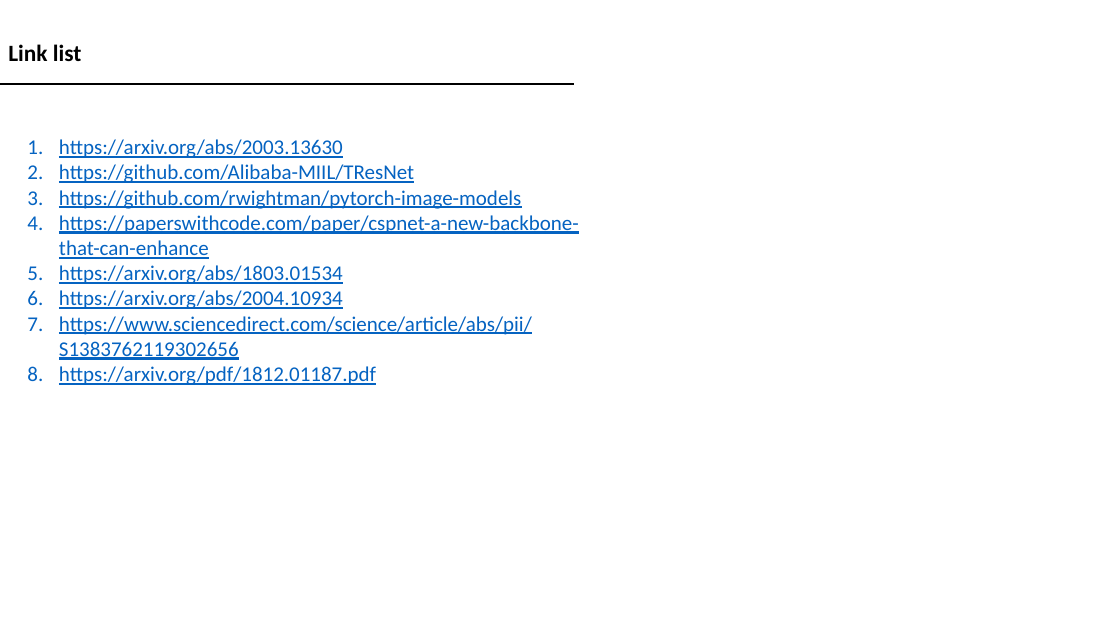
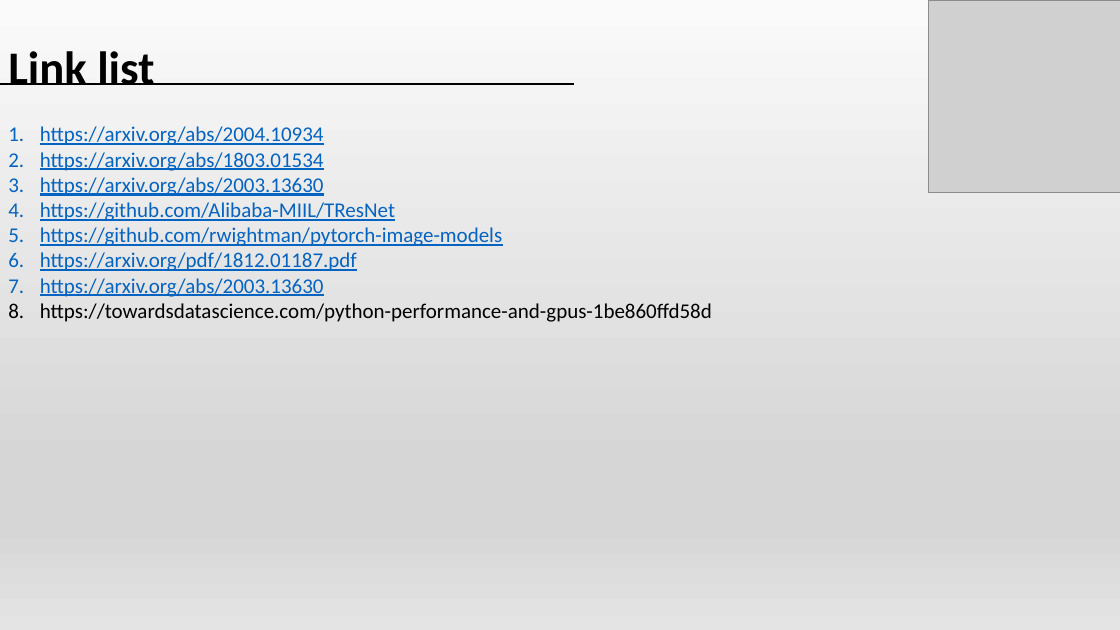
Before and after one commit to mahdise/devolop-and-optimize-TResNet-algorithm, a slide deck: slide 2 of requirement_for_task_completed/task_details.pptx. Drawn at 1120x630 pixels with LibreOffice and Linux fonts; fonts in the diff are those of the drawing; grey boxes stand for pictures. Boxes give left, top, right and bottom in pixels: in the first picture for what was removed or moved away, otherwise in the second. Text is boxed around its words. In the diff, an @@ line names an element or a change of style, - is before the commit and + after.

Commit message:
add ppt

```diff
--- a/requirement_for_task_completed/task_details.pptx
+++ b/requirement_for_task_completed/task_details.pptx
@@ background #FFFFFF to gradient #FAFAFA to #D7D7D7 to #E4E4E4 @@
@@ picture added at (928, 0, 1120, 193) @@
@@ text "Link list" at (8, 51, 154, 85): size 20 to 40 pt @@
@@ text "https://arxiv.org/abs/2004.10934": place and size @@
-text "https://arxiv.org/abs/2004.10934" at (59, 139, 579, 385)
+text "https://arxiv.org/abs/2004.10934" at (40, 126, 712, 322)
@@ text at (40, 126, 324, 171): paragraphs added @@
+1. https://arxiv.org/abs/2004.10934
+2. https://arxiv.org/abs/1803.01534
@@ text at (59, 215, 579, 360): paragraphs removed @@
-4. https://paperswithcode.com/paper/cspnet-a-new-backbone-that-can-enhance
-5. https://arxiv.org/abs/1803.01534
-6. https://arxiv.org/abs/2004.10934
-7. https://www.sciencedirect.com/science/article/abs/pii/S1383762119302656
@@ text at (40, 278, 712, 322): paragraphs added @@
+7. https://arxiv.org/abs/2003.13630
+8. https://towardsdatascience.com/python-performance-and-gpus-1be860ffd58d
```
Also in this commit, not shown: 1 other slide changed, 1 slide added, 1 slide removed, 1 other file.
